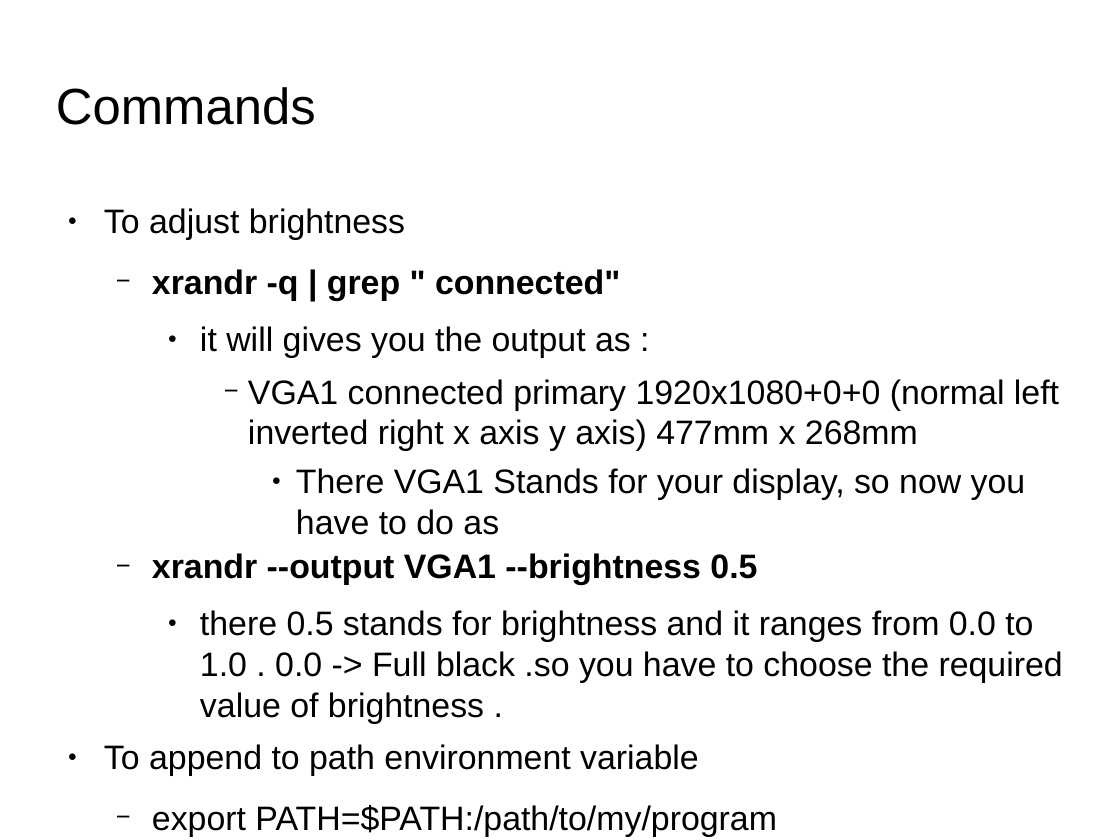
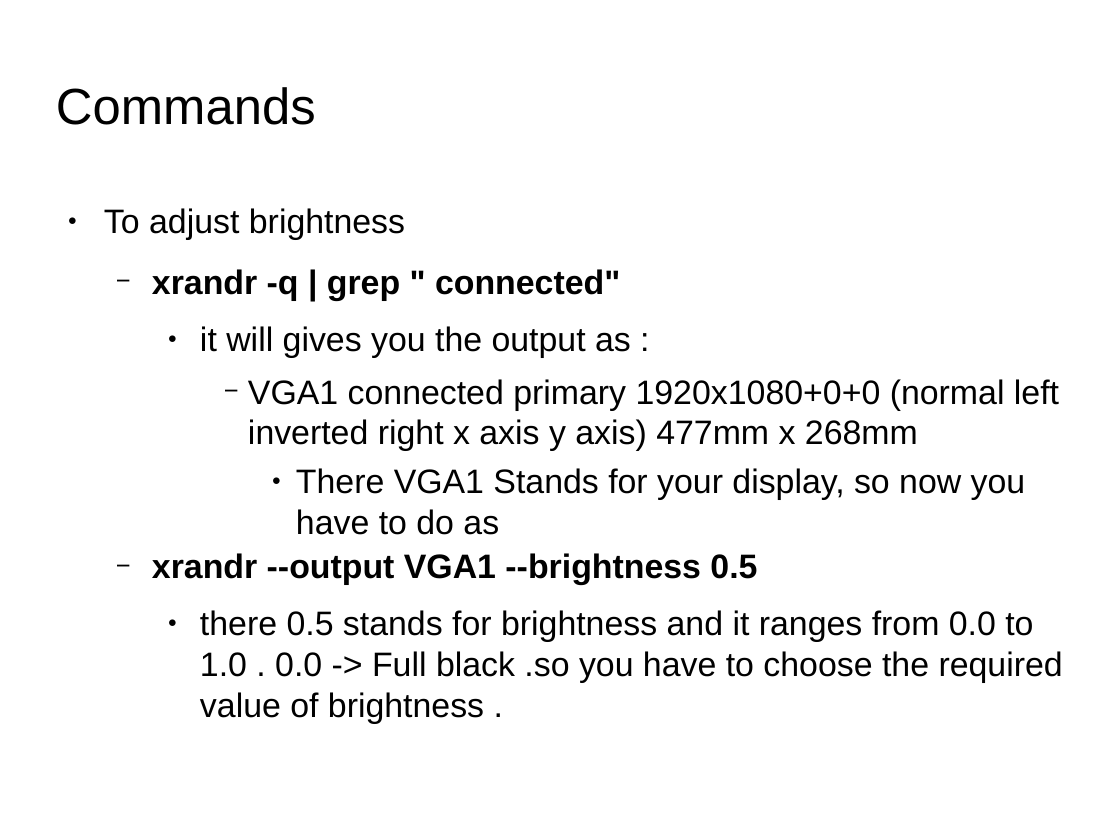
Before and after one commit to shikha-desai/Internship_PreWork, a slide deck: slide 23 of Shell_Script/Shell_Script_Notes.odp. Drawn at 1120x840 pixels with LibreOffice and Linux fonts; fonts in the diff are those of the drawing; background and template pictures are left out. Boxes give left, top, right and bottom in pixels: in the first picture for what was removed or moved away, otherwise in the second. Text is boxed around its words. In the diff, an @@ line names an element or a change of style, - is before the commit and + after.

```diff
--- a/Shell_Script/Shell_Script_Notes.odp
+++ b/Shell_Script/Shell_Script_Notes.odp
@@ text at (104, 744, 777, 837): paragraphs removed @@
-● To append to path environment variable
-  − export PATH=$PATH:/path/to/my/program
```
Also in this commit, not shown: 3 slides added, 2 other files.
